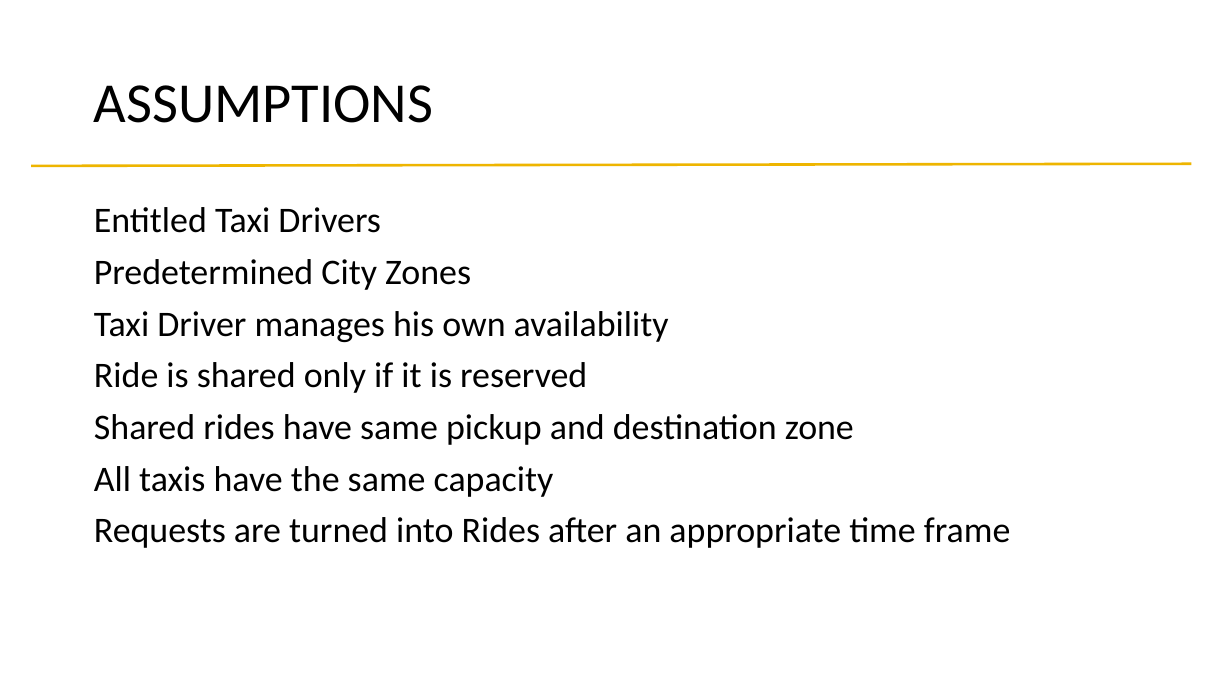
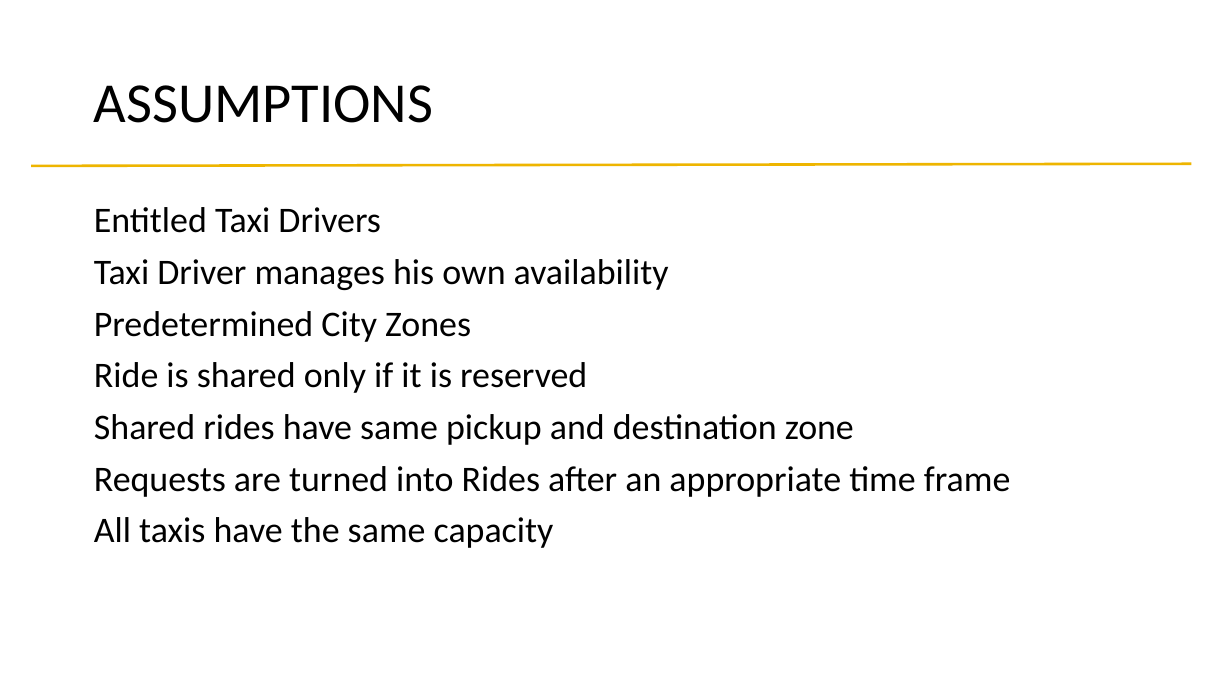
Before and after one commit to alessandrobaldassari/se2-polimi-baldassari-bendin-giarola, a slide deck: slide 4 of Final Presentation/Presentation.pptx. Drawn at 1232x693 pixels with LibreOffice and Linux fonts; fonts in the diff are those of the drawing. Boxes give left, top, right and bottom in pixels: in the first picture for what was removed or moved away, otherwise in the second. Text is boxed around its words. In the diff, an @@ line names an element or a change of style, - is before the commit and + after.

```diff
--- a/Final Presentation/Presentation.pptx
+++ b/Final Presentation/Presentation.pptx
@@ text at <box>94,259,669,290</box>: paragraph added @@
+Taxi Driver manages his own availability
@@ text at <box>94,311,669,342</box>: paragraph removed @@
-Taxi Driver manages his own availability
@@ text at <box>94,466,1010,497</box>: paragraph added @@
+Requests are turned into Rides after an appropriate time frame
@@ text at <box>94,517,1010,548</box>: paragraph removed @@
-Requests are turned into Rides after an appropriate time frame
```
Also in this commit, not shown: 1 other slide changed, 1 other file.
